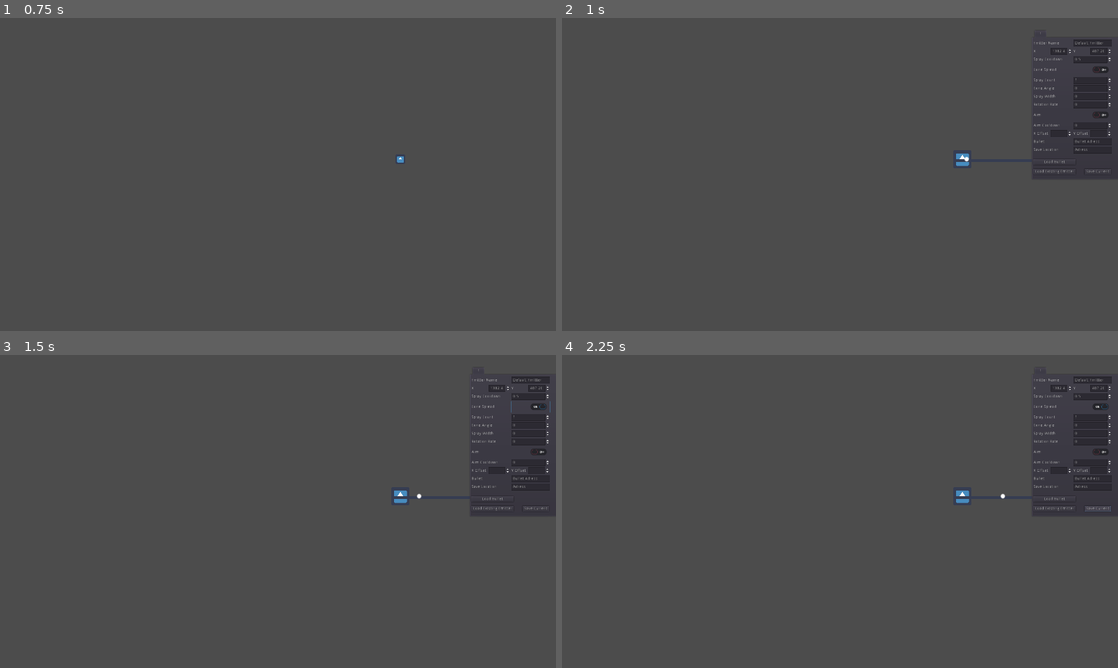
Above: before the commit, frames 1-4 (two rows, left to right).
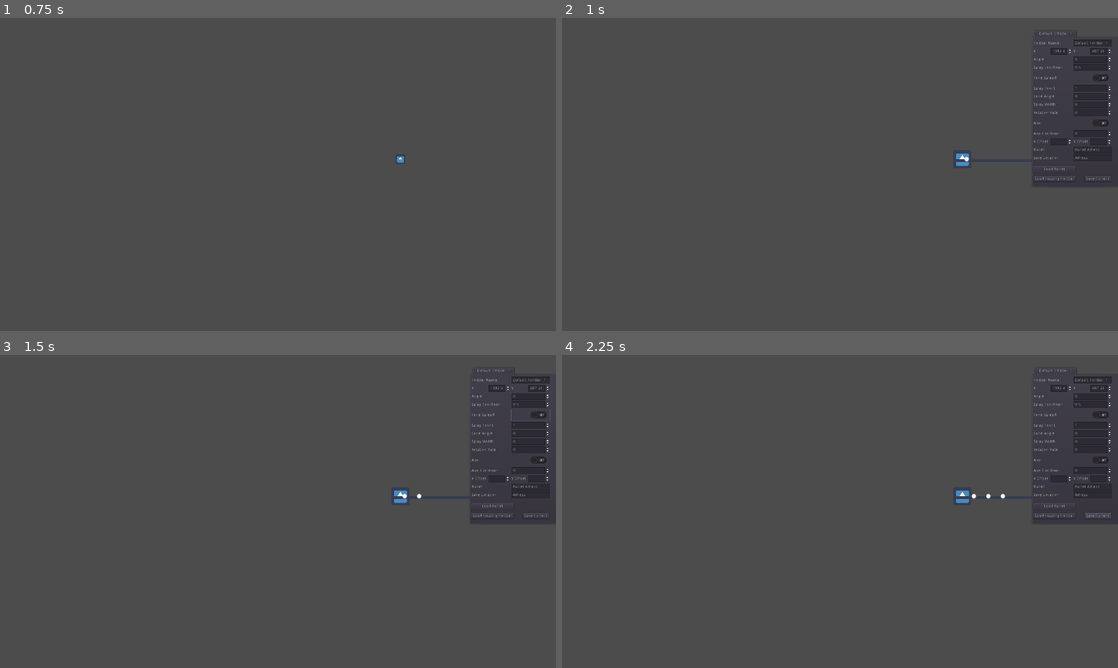
Above: after the commit, the same moments.

Repository: NosebleedPlant/Minnie-Danmaku-Tool
Game: Godot game, scene res://Scenes/Main.tscn
Two runs of this game, one before a commit and one after it. Both use one fixed random seed, a clock stepped at 60 frames per second and the inputs below. The engine's default icon, where the game draws it, is replaced by a stand-in: a white triangle on a blue panel in a dark square.
Inputs (mouse positions are in pixels of both pictures, inside the frame that each line leads up to; where the layout moved, square brackets give the same spot in the first picture):
- Up to frame 1 (0.75 s): tap Enter at 0.5 s; move the mouse to (400, 158) at 0.52 s; press the mouse at (400, 158) at 0.53 s
- Up to frame 2 (1 s): right-click (962, 158) at 0.8 s
- Up to frame 3 (1.5 s): release the mouse at (400, 495) at 1.25 s; click (528, 414) [528, 408] at 1.25 s
- Up to frame 4 (2.25 s): click "Save Current" at 2 s

Frame 1 is identical in both runs. In frame 2, 0.6% of the frame differs, in the area x 84-99%, y 4-53%; in frame 3, 0.6%; in frame 4, 0.7%, in the area x 73-99%, y 4-53%.
Error before the commit: Division By Zero in operator '/'. (res://Scripts/Emitter.gd:89)

Commit message:
error prevention and som extra feilds

Diff:
--- a/Scripts/Emitter.gd
+++ b/Scripts/Emitter.gd
@@ -21,12 +21,13 @@
 onready var player = get_parent().find_node("Player") 							#for easy access to player node
 var shot_timer = spray_cooldown										#timer between shots
 var aim_timer = 0													#delay between re-aim
-var repositioning = false											#indicates if repositioning
+var repositioning_emitter = false											#indicates if repositioning
+var rotating_emitter = false												#indicates if adjusting rotate
 
 #_MAIN:
 func _process(delta):
-	print(spray_cooldown)
-	if repositioning: reposition_Emitter(delta)
+	if repositioning_emitter: reposition_Emitter(delta)
+	if rotating_emitter: rotate_Emitter()
 	# warning-ignore:standalone_ternary
 	aim(delta,player.position) if aim_enabled else rotate(delta)
 	shoot(delta)
@@ -36,6 +37,7 @@
 #aims at player
 #param:delta(time between frames), player position vector
 #return: null
+#@TODO: aim offset not functioning correctly
 func aim(delta,player_position):
 	aim_timer += delta
 	if(aim_timer>=aim_pause):
@@ -75,7 +77,7 @@
 	for i in spray_count:
 		var bullet = _Bullet.instance()
 		bullet.add_to_group("bullets")
-		bullet.position = self.position#+bullet_offset
+		bullet.position = self.position
 		bullet.rotation = self.rotation
 		childBullets.append(bullet)
 	return childBullets
@@ -112,14 +114,26 @@
 func reposition_Emitter(delta):
 	self.position = lerp(self.position,get_global_mouse_position(),25*delta)
 	if Input.is_action_just_released("mouse_left"):
-		repositioning = false
+		repositioning_emitter = false
 
+#adjust rotation of emitter to look at mouse location
+#param:delta(time between frames)
+#return: null
+func rotate_Emitter():
+	look_at(get_global_mouse_position())
+	if Input.is_action_just_released("rotate"):
+		rotating_emitter = false
+
+#save the params for emitter
+#return: null
 func save():
 	var file = File.new()
 	file.open(save_adress, File.WRITE)
 	file.store_var(spray_cooldown)
 	file.close()
 
+#load the params for emitter
+#return: null
 func load_Emitter():
 	pass
 
@@ -132,11 +146,20 @@
 	return
 
 #_SYSTEM OVERRIEDS:
-#notifies system that user is repositioning emitter
+#initalization function sets starting vals
+func init(pos,name_str):
+	self.position = pos
+	self.name = name_str
+
+#notifies system that user is repositioning emitter or rotating emitter based on input
 #param:viewport,event is the input event,shape_idx is the shape of colider
 #return: null
 # warning-ignore:unused_argument
 # warning-ignore:unused_argument
 func _on_Area2D_input_event(viewport, event, shape_idx):
 	if event.is_action_pressed("mouse_left"):
-		repositioning = true
+		repositioning_emitter = true
+	if event.is_action_pressed("mouse_left") and Input.is_action_pressed("rotate"):
+		repositioning_emitter = false
+		rotating_emitter = true
+	return
--- a/Scripts/Main.gd
+++ b/Scripts/Main.gd
@@ -14,20 +14,19 @@
 	if Input.is_action_just_pressed("mouse_right"):
 		#create new emitter at location of right click
 		var emitter = _Emitter.instance()
+		emitter_count+=1
 		emitter.position = get_global_mouse_position()#set position of emitter to click location
+		emitter.init(get_global_mouse_position(),"Default_Emitter_"+str(emitter_count))
 		self.add_child(emitter)
-		emitter_count+=1
 
 		#create tabs in editor for each new emitter spawned
 		if(emitter_count==1):#first emitter create both editor and tab
 			editor = _Editor.instance()
 			var tab = editor.get_node("Editor/Tab")
 			self.add_child(editor)
-			tab.set_emitter(emitter)
-			tab.name = str(emitter_count)
+			tab.init(emitter)
 		elif(emitter_count>1):#after that just create tab
 			var tab = _Tab.instance()
 			editor.get_node("Editor").add_child(tab)
-			tab.set_emitter(emitter)
-			tab.name = str(emitter_count)
+			tab.init(emitter)
 	return
--- a/Scripts/Tab.gd
+++ b/Scripts/Tab.gd
@@ -2,19 +2,23 @@
 #_GLOBALS:
 var connectedEmitter	#emitter that thsi tab is responsible for
 var player_pos			#player position entered last
+var last_angle			#last entered rotaion
 
 #_MAIN:
 # warning-ignore:unused_argument
 func _process(delta):
 	if(player_pos!=connectedEmitter.position):
 		set_position_field(connectedEmitter.position)
+	if(last_angle!=connectedEmitter.get_rotation()):
+		set_rotation_field(connectedEmitter.get_rotation())
+		pass
 
 #_SETTER GETTERS:
-#sets the emitter that this tab is responsible for
-#param:emitter
+#sets the feilds for the name
+#param:name of emitter
 #return: null
-func set_emitter(emitter):
-	connectedEmitter = emitter
+func set_name_field(name_text):
+	get_node("Menu/Name_Input").text = name_text
 
 #sets the feilds for x,y
 #param:position vector of player
@@ -24,20 +28,44 @@
 	get_node("Menu/HBoxContainer4/Y_Input").get_line_edit().text = str(position.y)
 	player_pos = position
 
+#sets the feilds for rotation angle
+#param:new angle
+#return: null
+func set_rotation_field(angle):
+	get_node("Menu/Rotation_Input").get_line_edit().text = str(rad2deg(angle))
+	last_angle = angle
+
 #_SYSTEM OVERRIEDS:
+func init(emitter):
+	connectedEmitter = emitter#set emitter
+	self.name = str(emitter.name)#set name
+	set_name_field(emitter.name)#set name feild
+
 func _on_set_X(value):
 	connectedEmitter.position.x = value
 
 func _on_set_Y(value):
 	connectedEmitter.position.y = value
 
+func _on_set_Angle(value):
+	connectedEmitter.set_rotation(deg2rad(value))
+
 func _on_set_SprayCooldown(value):
 	connectedEmitter.spray_cooldown = value
 
 func _on_SpreadEnabled(button_pressed):
+	if(connectedEmitter.spray_count <=1):
+		get_node("Menu/Spread_Input").pressed = false
+		#@todo: pop-up warning
+		return
 	connectedEmitter.cone_spread_enabled = button_pressed
 
 func _on_set_SprayCount(value):
+	if(connectedEmitter.cone_spread_enabled==true and value<=1):
+		get_node("Menu/SprayCount_Input").get_line_edit().text = str(connectedEmitter.spray_count)
+		get_node("Menu/Spread_Input").pressed = false
+		#@todo: pop-up warning
+		return
 	connectedEmitter.spray_count = value
 
 func _on_set_ConeAngle(value):
@@ -61,6 +89,10 @@
 func _on_set_YOff(value):
 	connectedEmitter.aim_offset.y = value
 
-
 func _on_Save_pressed():
 	connectedEmitter.save()
+
+func _on_Load_emitter():
+	#load data into feilds here
+	#load data into emitter
+	pass
--- a/UI/Editor.tscn
+++ b/UI/Editor.tscn
@@ -9,7 +9,7 @@
 anchor_bottom = 1.0
 margin_left = 1624.0
 margin_top = 43.0
-margin_bottom = -525.0
+margin_bottom = -498.0
 tab_align = 0
 __meta__ = {
 "_edit_use_anchors_": false
--- a/UI/Tab.tscn
+++ b/UI/Tab.tscn
@@ -81,10 +81,28 @@
 "_edit_use_anchors_": false
 }
 
+[node name="Rotation" type="Label" parent="Menu"]
+margin_top = 61.0
+margin_right = 134.0
+margin_bottom = 75.0
+text = "Angle"
+__meta__ = {
+"_edit_use_anchors_": false
+}
+
+[node name="Rotation_Input" type="SpinBox" parent="Menu"]
+margin_left = 138.0
+margin_top = 56.0
+margin_right = 271.0
+margin_bottom = 80.0
+__meta__ = {
+"_edit_use_anchors_": false
+}
+
 [node name="SprayCooldown" type="Label" parent="Menu"]
-margin_top = 61.0
-margin_right = 134.0
-margin_bottom = 75.0
+margin_top = 89.0
+margin_right = 134.0
+margin_bottom = 103.0
 text = "Spray Cooldown "
 __meta__ = {
 "_edit_use_anchors_": false
@@ -92,9 +110,9 @@
 
 [node name="SprayCooldown_Input" type="SpinBox" parent="Menu"]
 margin_left = 138.0
-margin_top = 56.0
-margin_right = 271.0
-margin_bottom = 80.0
+margin_top = 84.0
+margin_right = 271.0
+margin_bottom = 108.0
 step = 0.01
 value = 0.5
 __meta__ = {
@@ -102,9 +120,9 @@
 }
 
 [node name="Spread" type="Label" parent="Menu"]
-margin_top = 97.0
-margin_right = 134.0
-margin_bottom = 111.0
+margin_top = 125.0
+margin_right = 134.0
+margin_bottom = 139.0
 text = "Cone Spread"
 __meta__ = {
 "_edit_use_anchors_": false
@@ -112,17 +130,17 @@
 
 [node name="Spread_Input" type="CheckButton" parent="Menu"]
 margin_left = 138.0
-margin_top = 84.0
-margin_right = 271.0
-margin_bottom = 124.0
+margin_top = 112.0
+margin_right = 271.0
+margin_bottom = 152.0
 __meta__ = {
 "_edit_use_anchors_": false
 }
 
 [node name="SprayCount" type="Label" parent="Menu"]
-margin_top = 133.0
-margin_right = 134.0
-margin_bottom = 147.0
+margin_top = 161.0
+margin_right = 134.0
+margin_bottom = 175.0
 text = "Spray Count"
 __meta__ = {
 "_edit_use_anchors_": false
@@ -130,18 +148,18 @@
 
 [node name="SprayCount_Input" type="SpinBox" parent="Menu"]
 margin_left = 138.0
-margin_top = 128.0
-margin_right = 271.0
-margin_bottom = 152.0
+margin_top = 156.0
+margin_right = 271.0
+margin_bottom = 180.0
 value = 1.0
 __meta__ = {
 "_edit_use_anchors_": false
 }
 
 [node name="ConeAngle" type="Label" parent="Menu"]
-margin_top = 161.0
-margin_right = 134.0
-margin_bottom = 175.0
+margin_top = 189.0
+margin_right = 134.0
+margin_bottom = 203.0
 text = "Cone Angle"
 __meta__ = {
 "_edit_use_anchors_": false
@@ -149,17 +167,17 @@
 
 [node name="ConeAngle_Input" type="SpinBox" parent="Menu"]
 margin_left = 138.0
-margin_top = 156.0
-margin_right = 271.0
-margin_bottom = 180.0
+margin_top = 184.0
+margin_right = 271.0
+margin_bottom = 208.0
 __meta__ = {
 "_edit_use_anchors_": false
 }
 
 [node name="SpreadWidth" type="Label" parent="Menu"]
-margin_top = 189.0
-margin_right = 134.0
-margin_bottom = 203.0
+margin_top = 217.0
+margin_right = 134.0
+margin_bottom = 231.0
 text = "Spray Width"
 __meta__ = {
 "_edit_use_anchors_": false
@@ -167,17 +185,17 @@
 
 [node name="SpreadWidth_Input" type="SpinBox" parent="Menu"]
 margin_left = 138.0
-margin_top = 184.0
-margin_right = 271.0
-margin_bottom = 208.0
+margin_top = 212.0
+margin_right = 271.0
+margin_bottom = 236.0
 __meta__ = {
 "_edit_use_anchors_": false
 }
 
 [node name="Rotation_Rate" type="Label" parent="Menu"]
-margin_top = 217.0
-margin_right = 134.0
-margin_bottom = 231.0
+margin_top = 245.0
+margin_right = 134.0
+margin_bottom = 259.0
 text = "Rotation Rate"
 __meta__ = {
 "_edit_use_anchors_": false
@@ -185,17 +203,17 @@
 
 [node name="Rotation_Rate_Input" type="SpinBox" parent="Menu"]
 margin_left = 138.0
-margin_top = 212.0
-margin_right = 271.0
-margin_bottom = 236.0
+margin_top = 240.0
+margin_right = 271.0
+margin_bottom = 264.0
 __meta__ = {
 "_edit_use_anchors_": false
 }
 
 [node name="Aim" type="Label" parent="Menu"]
-margin_top = 253.0
-margin_right = 134.0
-margin_bottom = 267.0
+margin_top = 281.0
+margin_right = 134.0
+margin_bottom = 295.0
 text = "Aim"
 __meta__ = {
 "_edit_use_anchors_": false
@@ -203,17 +221,17 @@
 
 [node name="Aim_Input" type="CheckButton" parent="Menu"]
 margin_left = 138.0
-margin_top = 240.0
-margin_right = 271.0
-margin_bottom = 280.0
+margin_top = 268.0
+margin_right = 271.0
+margin_bottom = 308.0
 __meta__ = {
 "_edit_use_anchors_": false
 }
 
 [node name="Aim_Cooldown" type="Label" parent="Menu"]
-margin_top = 289.0
-margin_right = 134.0
-margin_bottom = 303.0
+margin_top = 317.0
+margin_right = 134.0
+margin_bottom = 331.0
 text = "Aim Cooldown"
 __meta__ = {
 "_edit_use_anchors_": false
@@ -221,17 +239,17 @@
 
 [node name="Aim_Cooldown_Input" type="SpinBox" parent="Menu"]
 margin_left = 138.0
-margin_top = 284.0
-margin_right = 271.0
-margin_bottom = 308.0
+margin_top = 312.0
+margin_right = 271.0
+margin_bottom = 336.0
 __meta__ = {
 "_edit_use_anchors_": false
 }
 
 [node name="HBoxContainer" type="HBoxContainer" parent="Menu"]
-margin_top = 312.0
-margin_right = 134.0
-margin_bottom = 336.0
+margin_top = 340.0
+margin_right = 134.0
+margin_bottom = 364.0
 __meta__ = {
 "_edit_use_anchors_": false
 }
@@ -255,9 +273,9 @@
 
 [node name="HBoxContainer2" type="HBoxContainer" parent="Menu"]
 margin_left = 138.0
-margin_top = 312.0
-margin_right = 271.0
-margin_bottom = 336.0
+margin_top = 340.0
+margin_right = 271.0
+margin_bottom = 364.0
 
 [node name="Y_Offset" type="Label" parent="Menu/HBoxContainer2"]
 margin_top = 5.0
@@ -277,9 +295,9 @@
 }
 
 [node name="Bullet" type="Label" parent="Menu"]
-margin_top = 345.0
-margin_right = 134.0
-margin_bottom = 359.0
+margin_top = 373.0
+margin_right = 134.0
+margin_bottom = 387.0
 text = "Bullet"
 __meta__ = {
 "_edit_use_anchors_": false
@@ -287,15 +305,15 @@
 
 [node name="Bullet_Adress" type="LineEdit" parent="Menu"]
 margin_left = 138.0
-margin_top = 340.0
-margin_right = 271.0
-margin_bottom = 364.0
+margin_top = 368.0
+margin_right = 271.0
+margin_bottom = 392.0
 text = "Bullet Adress"
 
 [node name="Save_Adress" type="Label" parent="Menu"]
-margin_top = 373.0
-margin_right = 134.0
-margin_bottom = 387.0
+margin_top = 401.0
+margin_right = 134.0
+margin_bottom = 415.0
 text = "Save Location"
 __meta__ = {
 "_edit_use_anchors_": false
@@ -303,24 +321,24 @@
 
 [node name="Save_Input" type="LineEdit" parent="Menu"]
 margin_left = 138.0
-margin_top = 368.0
-margin_right = 271.0
-margin_bottom = 392.0
+margin_top = 396.0
+margin_right = 271.0
+margin_bottom = 420.0
 text = "Adress"
 
 [node name="LoadBullet" type="Button" parent="."]
-margin_top = 444.539
+margin_top = 470.024
 margin_right = 146.0
-margin_bottom = 464.539
+margin_bottom = 490.024
 text = "Load Existing Emitter"
 __meta__ = {
 "_edit_use_anchors_": false
 }
 
 [node name="LoadExisting" type="Button" parent="."]
-margin_top = 412.0
+margin_top = 437.485
 margin_right = 146.0
-margin_bottom = 432.0
+margin_bottom = 457.485
 text = "Load Bullet"
 __meta__ = {
 "_edit_use_anchors_": false
@@ -328,9 +346,9 @@
 
 [node name="Save" type="Button" parent="."]
 margin_left = 176.201
-margin_top = 444.539
+margin_top = 470.024
 margin_right = 268.201
-margin_bottom = 464.539
+margin_bottom = 490.024
 text = "Save Current"
 __meta__ = {
 "_edit_use_anchors_": false
@@ -338,6 +356,7 @@
 
 [connection signal="value_changed" from="Menu/HBoxContainer3/X_Input" to="." method="_on_set_X"]
 [connection signal="value_changed" from="Menu/HBoxContainer4/Y_Input" to="." method="_on_set_Y"]
+[connection signal="value_changed" from="Menu/Rotation_Input" to="." method="_on_set_Angle"]
 [connection signal="value_changed" from="Menu/SprayCooldown_Input" to="." method="_on_set_SprayCooldown"]
 [connection signal="toggled" from="Menu/Spread_Input" to="." method="_on_SpreadEnabled"]
 [connection signal="value_changed" from="Menu/SprayCount_Input" to="." method="_on_set_SprayCount"]
--- a/project.godot
+++ b/project.godot
@@ -35,6 +35,11 @@
 "events": [ Object(InputEventMouseButton,"resource_local_to_scene":false,"resource_name":"","device":0,"alt":false,"shi …(212 unchanged characters)…
  ]
 }
+rotate={
+"deadzone": 0.5,
+"events": [ Object(InputEventKey,"resource_local_to_scene":false,"resource_name":"","device":0,"alt":false,"shift":false,"control":false,"meta":false,"command":false,"pressed":false,"scancode":16777238,"unicode":0,"echo":false,"script":null)
+ ]
+}
 
 [physics]
 
